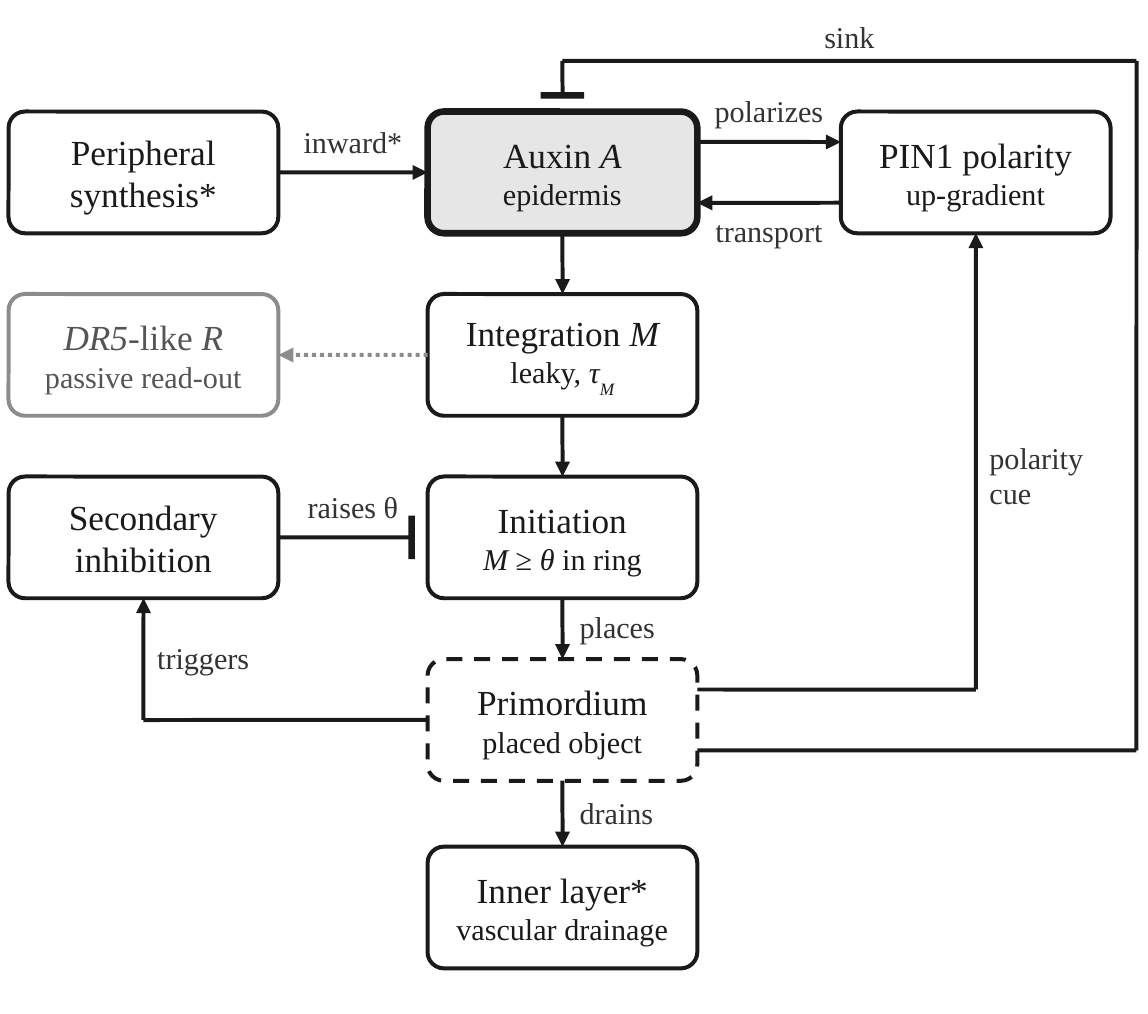
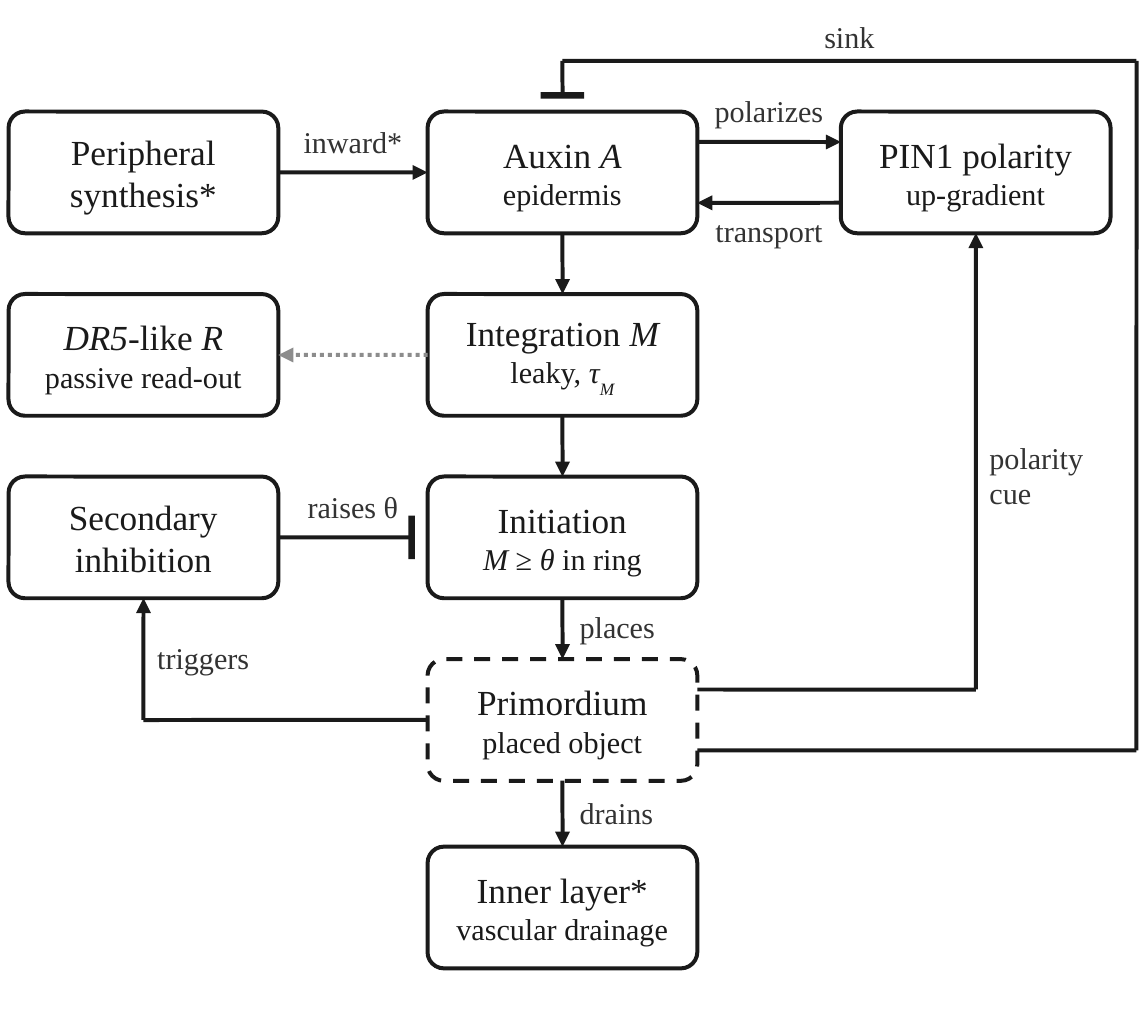
Before and after one commit to Aria0516/model, a slide deck: slide 1 of figures/prior_work/ppt/fig1-2B_loop_en.pptx. Drawn at 1148x1014 pixels with LibreOffice and Linux fonts; fonts in the diff are those of the drawing. Boxes give left, top, right and bottom in pixels: in the first picture for what was removed or moved away, otherwise in the second. Text is boxed around its words. In the diff, an @@ line names an element or a change of style, - is before the commit and + after.

```diff
--- a/figures/prior_work/ppt/fig1-2B_loop_en.pptx
+++ b/figures/prior_work/ppt/fig1-2B_loop_en.pptx
@@ rounded rectangle "Auxin A" at [427,112,697,234]: fill #E6E6E6 to #FFFFFF; outline #1A1A1A 2.6 pt to #1A1A1A 1.6 pt @@
@@ rounded rectangle "DR5-like R" at [9,293,279,415]: text colour #555555 to #1A1A1A; outline #8C8C8C 1.6 pt to #1A1A1A 1.6 pt @@
```
Also in this commit, not shown: 15 other files.
